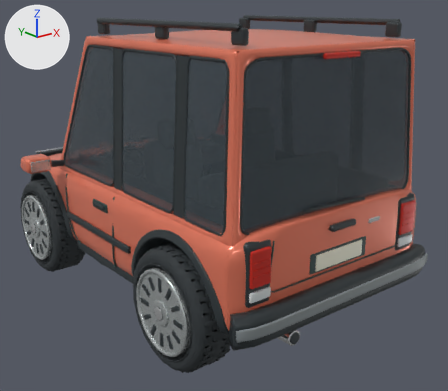
The FBX model unity/Assets/Resources/Cars/tallboy_lod1.fbx, before and after one commit.
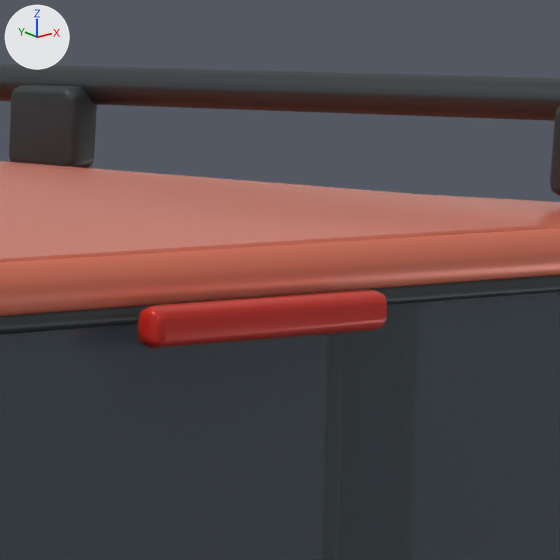
The first picture shows the older version from a camera (50 mm lens) standing at (-2.77, -3.83, 2.19) and looking at (0.12, -0.22, 0.75). The close-ups show the older and then the newer version on the part from 67% to 86% of the width and 2% to 23% of the height of that picture. Only the edits that show in the close-ups are written down. Arrows for +X, +Y and +Z are at upper left; the lights stay in place. Where no turn or scale is listed for an object, it has been applied to the vertices. Vertices at exactly the same position are counted once.

The scene before the commit, as lines of its bpy script (objects in view):
```python
me_continuous_formed_body_shell_002 = bpy.data.meshes.new('Continuous formed body shell.002')
me_continuous_formed_body_shell_002.from_pydata(...)  # 10316 vertices, 19304 faces; spans x -1.14..1.14, y -1.61..1.61, z 0.25..2.08
me_continuous_formed_body_shell_002.materials.append(mat_bodypaint)  # orange #e77c61
me_continuous_formed_body_shell_002.materials.append(mat_charcoaltrim)  # dark grey #2b3336
me_continuous_formed_body_shell_002.materials.append(mat_masterglass)  # greyish blue #424d55
me_continuous_formed_body_shell_002.materials.append(mat_taillight)  # red #cb2d21
me_continuous_formed_body_shell_002.materials.append(mat_bumperinsert)  # grey #81898b
me_continuous_formed_body_shell_002.materials.append(mat_warmheadlamp)  # pale yellow #efefd8
me_continuous_formed_body_shell_002.materials.append(mat_chromealloy)  # white #e7eaeb
me_continuous_formed_body_shell_002.materials.append(mat_amber)  # orange #f6972c
me_continuous_formed_body_shell_002.materials.append(mat_panelseam)  # dark cyan #2b4240
me_continuous_formed_body_shell_002.materials.append(mat_reverselight)  # light grey #dae1e2
me_continuous_formed_body_shell_002.materials.append(mat_rearreflector)  # red #ad1d16
me_continuous_formed_body_shell_002.materials.append(mat_numberplate)  # white #ecebd7
me_continuous_formed_body_shell_002.materials.append(mat_warmalloy)  # light grey #c7cdcd
me_continuous_formed_body_shell_002.materials.append(mat_interiorcloth)  # dark grey #485456
me_continuous_formed_body_shell_002.materials.append(mat_brakemetal)  # dark grey #505759
ob_body = bpy.data.objects.new('Body', me_continuous_formed_body_shell_002)
ob_body.location = (0.0, 0.0, 0.0)
```
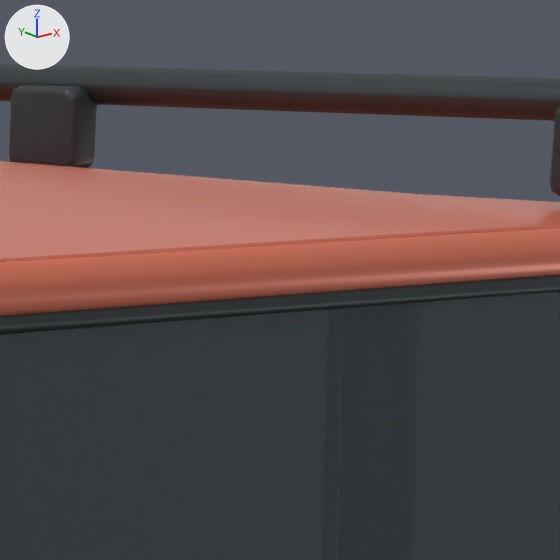
Where the newer file only moved an object's origin or applied its transform, the numbers keep the older frame.

What the commit changed:
me_continuous_formed_body_shell_002 is used by ob_body; location (0.0, 0.0, 0.0).
me_continuous_formed_body_shell_002 had 10316 vertices, 19304 faces and spanned x -1.14..1.14, y -1.61..1.61, z 0.25..2.08.
me_continuous_formed_body_shell_002 now has 10269 vertices, 19214 faces and spans x -1.14..1.14, y -1.61..1.61, z 0.25..2.08.
me_continuous_formed_body_shell_002 part 1: the loose piece of 50 vertices spanning x -0.15..0.15, y -1.45..-1.43, z 1.88..1.92 is deleted.
Other edits to the shape of me_continuous_formed_body_shell_002 do not show in these pictures.

Changed parts and their boxes (x1, y1, x2, y2) in the close-ups (560 x 560 px):
part 1 of me_continuous_formed_body_shell_002, deleted: before (137, 290, 387, 349)
